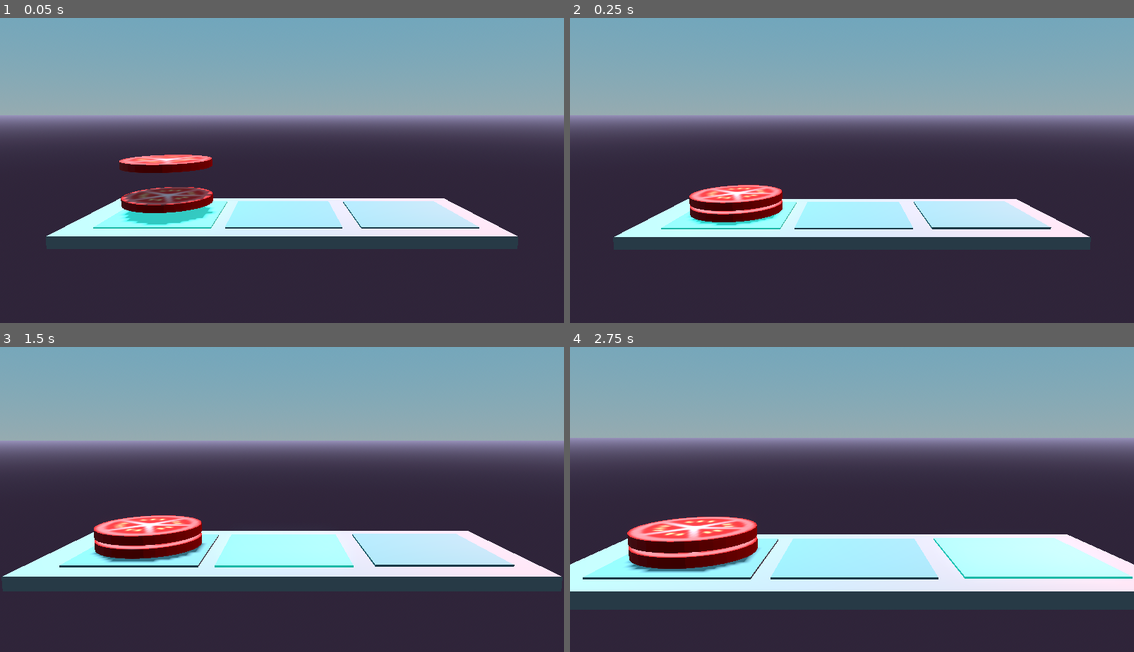
Above: before the commit, frames 1-4 (two rows, left to right).
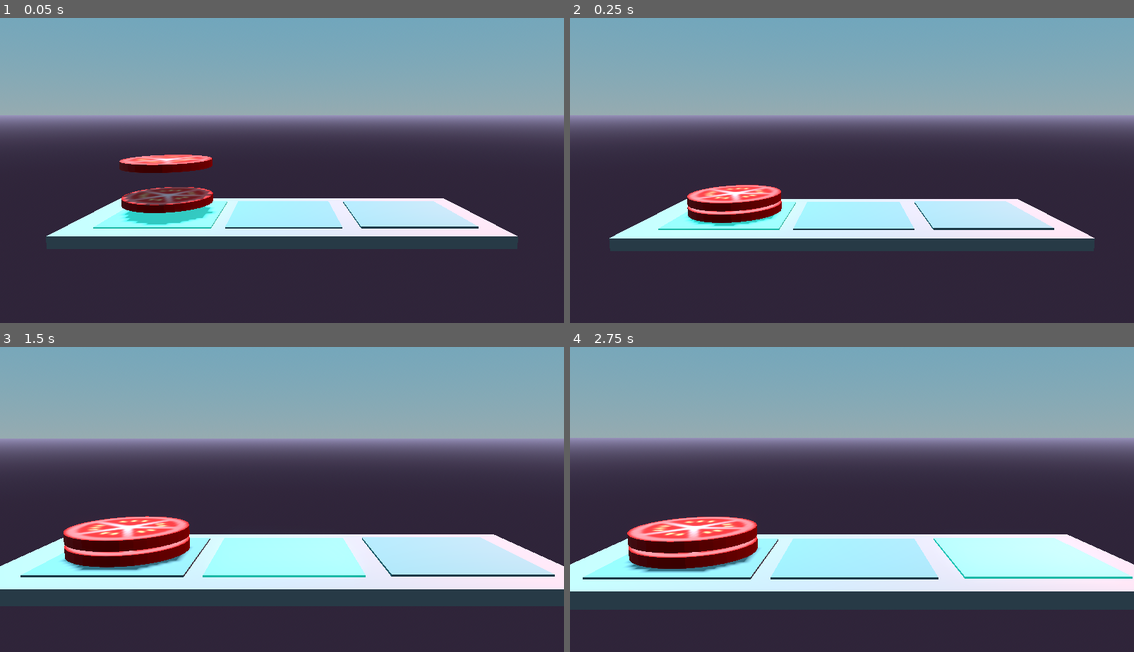
Above: after the commit, the same moments.

Repository: kalgynirae/ld53
Game: Godot game, scene res://scenes/game.tscn
The game is run twice, just before and just after one commit, with the same random seed, the same clock (stepped at 60 frames per second) and the same inputs.
Inputs:
- Up to frame 1 (0.05 s): no input
- Up to frame 2 (0.25 s): no input
- Up to frame 3 (1.5 s): hold Right (ui_right) 0.53-1.28 s; hold Down (ui_down) from 1.28 s (still down)
- Up to frame 4 (2.75 s): release Down (ui_down) at 2.03 s; hold Right (ui_right) from 2.03 s (still down)

The runs differ from the first frame. In frame 1, less than 0.1% of the frame differs, in the area x 11-89%, y 45-70%; in frame 2, 1.4%; in frame 3, 13%, in the area x 0-100%, y 30-80%; in frame 4, nothing differs.

Commit message:
Tweak sound volume and camera animation

Diff:
--- a/scenes/game.tscn
+++ b/scenes/game.tscn
@@ -32,7 +32,7 @@
 tracks/0/loop_wrap = true
 tracks/0/keys = {
 "times": PackedFloat32Array(0, 2.5),
-"transitions": PackedFloat32Array(1.51572, 0.392292),
+"transitions": PackedFloat32Array(0.5, 1),
 "update": 0,
 "values": [Vector3(0, 0.710555, 2.57529), Vector3(0, 0.627653, 2.11893)]
 }
@@ -40,45 +40,17 @@
 tracks/1/imported = false
 tracks/1/enabled = true
 tracks/1/path = NodePath("Camera3D:fov")
-tracks/1/interp = 1
+tracks/1/interp = 2
 tracks/1/loop_wrap = true
 tracks/1/keys = {
 "times": PackedFloat32Array(0, 2.5),
-"transitions": PackedFloat32Array(1, 1),
+"transitions": PackedFloat32Array(0.5, 1),
 "update": 0,
 "values": [45.0, 40.0]
 }
 
-[sub_resource type="Animation" id="Animation_6nbnp"]
-length = 0.001
-tracks/0/type = "value"
-tracks/0/imported = false
-tracks/0/enabled = true
-tracks/0/path = NodePath("Camera3D:position")
-tracks/0/interp = 1
-tracks/0/loop_wrap = true
-tracks/0/keys = {
-"times": PackedFloat32Array(0),
-"transitions": PackedFloat32Array(1),
-"update": 0,
-"values": [Vector3(0, 0.548662, 1.97148)]
-}
-tracks/1/type = "value"
-tracks/1/imported = false
-tracks/1/enabled = true
-tracks/1/path = NodePath("Camera3D:fov")
-tracks/1/interp = 1
-tracks/1/loop_wrap = true
-tracks/1/keys = {
-"times": PackedFloat32Array(0),
-"transitions": PackedFloat32Array(1),
-"update": 0,
-"values": [37.8493]
-}
-
 [sub_resource type="AnimationLibrary" id="AnimationLibrary_y2pef"]
 _data = {
-"RESET": SubResource("Animation_6nbnp"),
 "pan_in": SubResource("Animation_u1m8j")
 }
 
@@ -89,8 +61,8 @@
 environment = SubResource("Environment_cst5l")
 
 [node name="Camera3D" type="Camera3D" parent="."]
-transform = Transform3D(1, 0, 0, 0, 0.991741, 0.128259, 0, -0.128259, 0.991741, 0, 0.548662, 1.97148)
-fov = 37.8493
+transform = Transform3D(1, 0, 0, 0, 0.991741, 0.128259, 0, -0.128259, 0.991741, 0, 0.710555, 2.57529)
+fov = 45.0
 
 [node name="CameraAnimation" type="AnimationPlayer" parent="Camera3D"]
 root_node = NodePath("../..")
@@ -116,6 +88,8 @@
 
 [node name="pickup" type="AudioStreamPlayer" parent="."]
 stream = ExtResource("3_6qo5c")
+volume_db = -16.0
 
 [node name="putdown" type="AudioStreamPlayer" parent="."]
 stream = ExtResource("4_dqu62")
+volume_db = -16.0
Not shown: 1 places in scenes/game.tscn that only renumber resources
